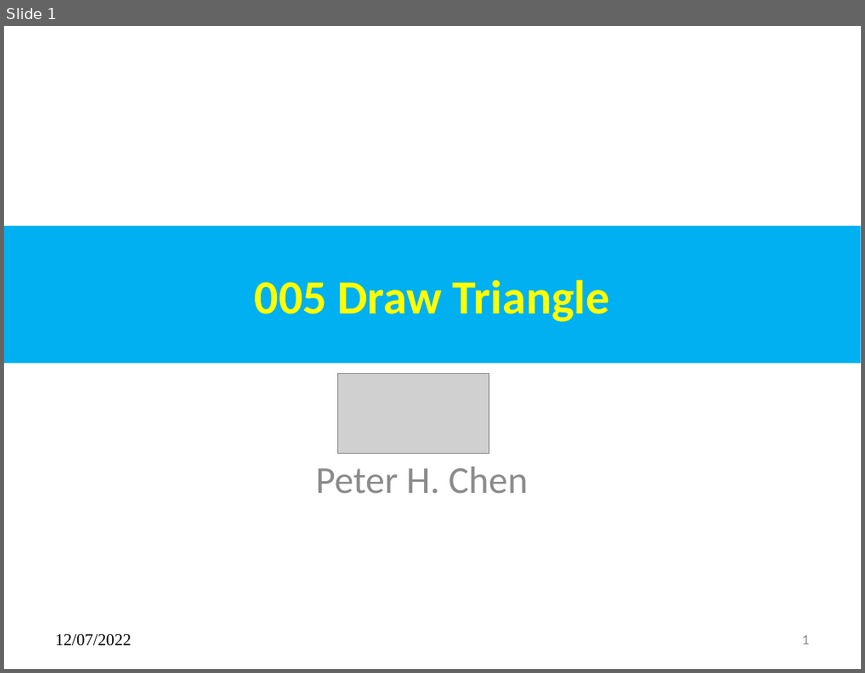
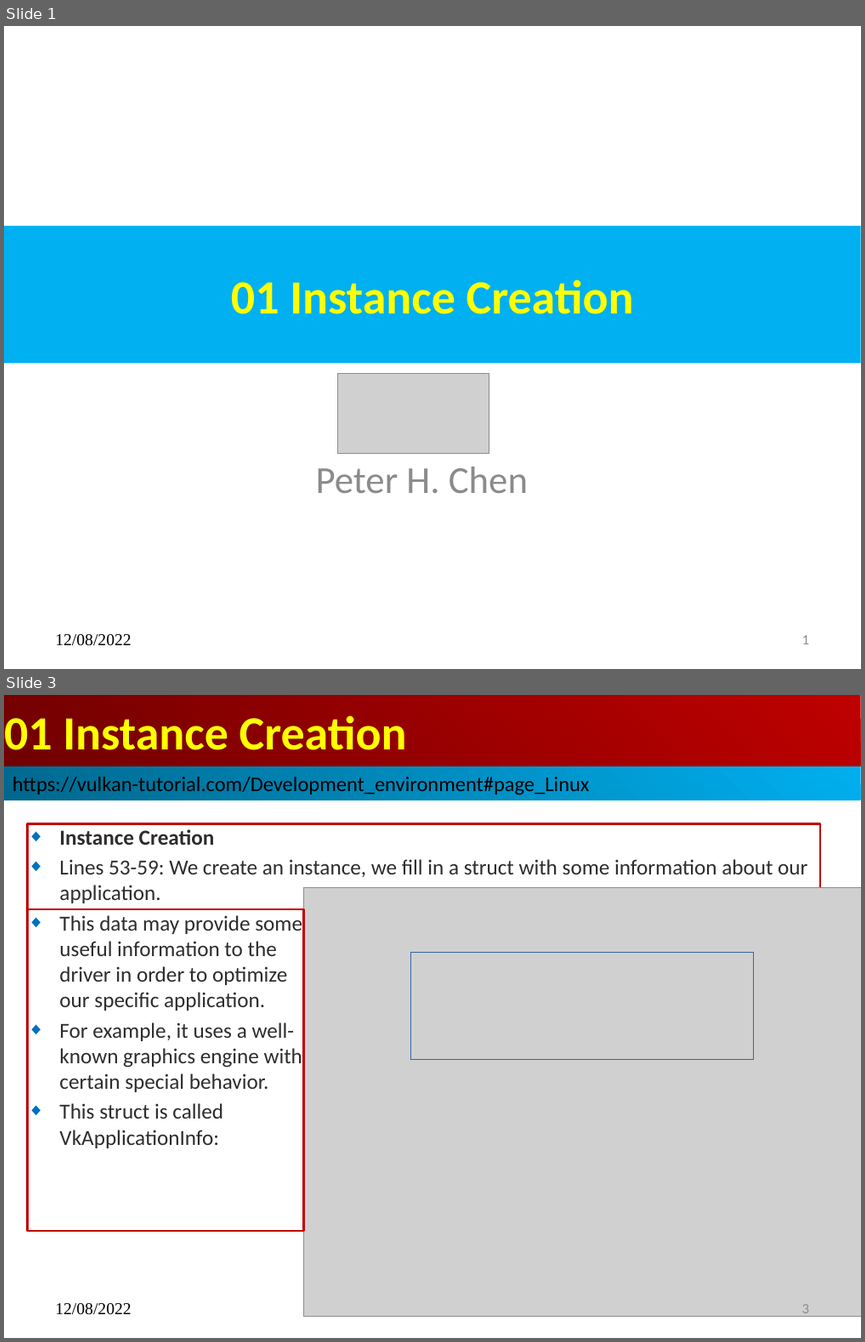
Before and after one commit to peterhchen/015_Vulkan_OpenGL, a slide deck: 01_instance_creation.pptx. Shown one above the other, each under a label of ours: slide 1 before the commit, slides 1 and 3 after it; the slides between them are not shown. The pictures are 865x673 and 865x1342 pixels, drawn with LibreOffice and Linux fonts; fonts in the diff are those of the drawing; grey boxes stand for pictures. Boxes give left, top, right and bottom in pixels: in the first picture for what was removed or moved away, otherwise in the second. Text is boxed around its words. In the diff, an @@ line names an element or a change of style, - is before the commit and + after.

```diff
--- a/01_instance_creation.pptx
+++ b/01_instance_creation.pptx
@@ slide 3 added at <box>4,695,861,1338</box>, background #FFFFFF @@
@@ title added at <box>4,695,861,766</box>, fill gradient #BF0000 to #710000, 40 pt, text #FFFF00, bold @@
+01 Instance Creation
@@ rectangle added at <box>4,767,861,800</box>, fill gradient #00AFEF to #00688E, 17.5 pt, text #000000 @@
+https://vulkan-tutorial.com/Development_environment#page_Linux
@@ subtitle added at <box>27,823,820,909</box>, fill #FFFFFF, outline #C00000 2.01 pt, 18 pt, text #2D2D2D @@
+◆ Instance Creation
+◆ Lines 53-59: We create an instance, we fill in a struct with some information about our application.
@@ picture added at <box>304,888,861,1316</box> @@
@@ rectangle added at <box>27,909,304,1231</box>, fill #FFFFFF, outline #C00000 2.01 pt, 18 pt, text #2D2D2D @@
+◆ This data may provide some useful information to the driver in order to optimize our specific application.
+◆ For example, it uses a well-known graphics engine with certain special behavior.
+◆ This struct is called VkApplicationInfo:
@@ rectangle added at <box>411,952,754,1059</box>, outline #3465A4 0 pt @@
@@ text added at <box>55,1303,131,1315</box>, 14 pt, text #000000 @@
+12/08/2022
@@ page number added at <box>802,1304,809,1316</box>, 12 pt, text #8B8B8B @@
+3
@@ slide 1 changed as well @@
@@ title at <box>231,279,634,314</box>: text changed @@
-005 Draw Triangle
+01 Instance Creation
@@ text at <box>55,634,131,646</box>: text changed @@
-12/07/2022
+12/08/2022
```
Also in this commit, not shown: 3 other slides changed, 4 other slides added, 1 slide removed, 2 other files.
